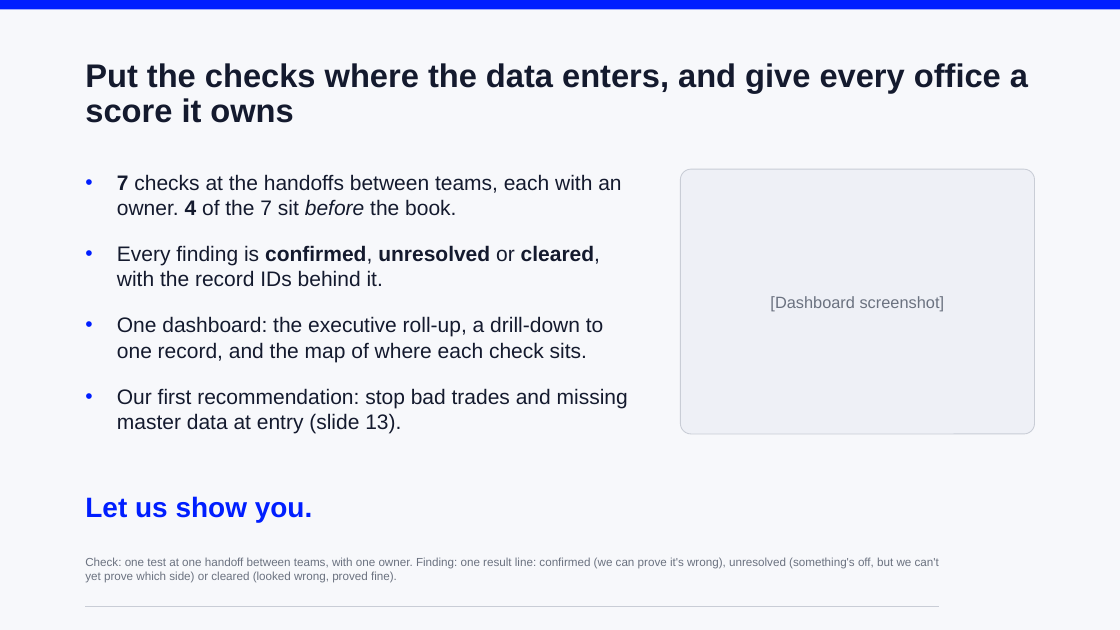
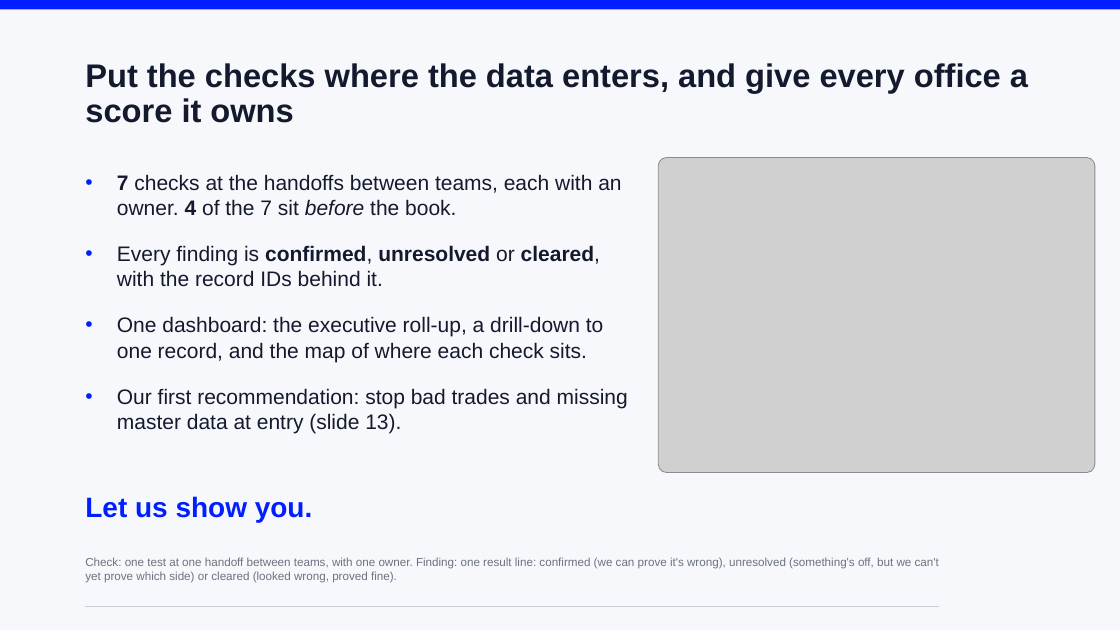
Before and after one commit to KevinRusu/BC-State-Street-Case-Competition, a slide deck: slide 6 of docs/final/final_presentation_draft.pptx. Drawn at 1120x630 pixels with LibreOffice and Linux fonts; fonts in the diff are those of the drawing; grey boxes stand for pictures; background and template pictures are left out. Boxes give left, top, right and bottom in pixels: in the first picture for what was removed or moved away, otherwise in the second. Text is boxed around its words. In the diff, an @@ line names an element or a change of style, - is before the commit and + after.

Commit message:
update presentation

```diff
--- a/docs/final/final_presentation_draft.pptx
+++ b/docs/final/final_presentation_draft.pptx
@@ picture added at (659, 158, 1096, 473) @@
@@ rounded rectangle removed at (681, 169, 1035, 434) @@
-[Dashboard screenshot]
```
